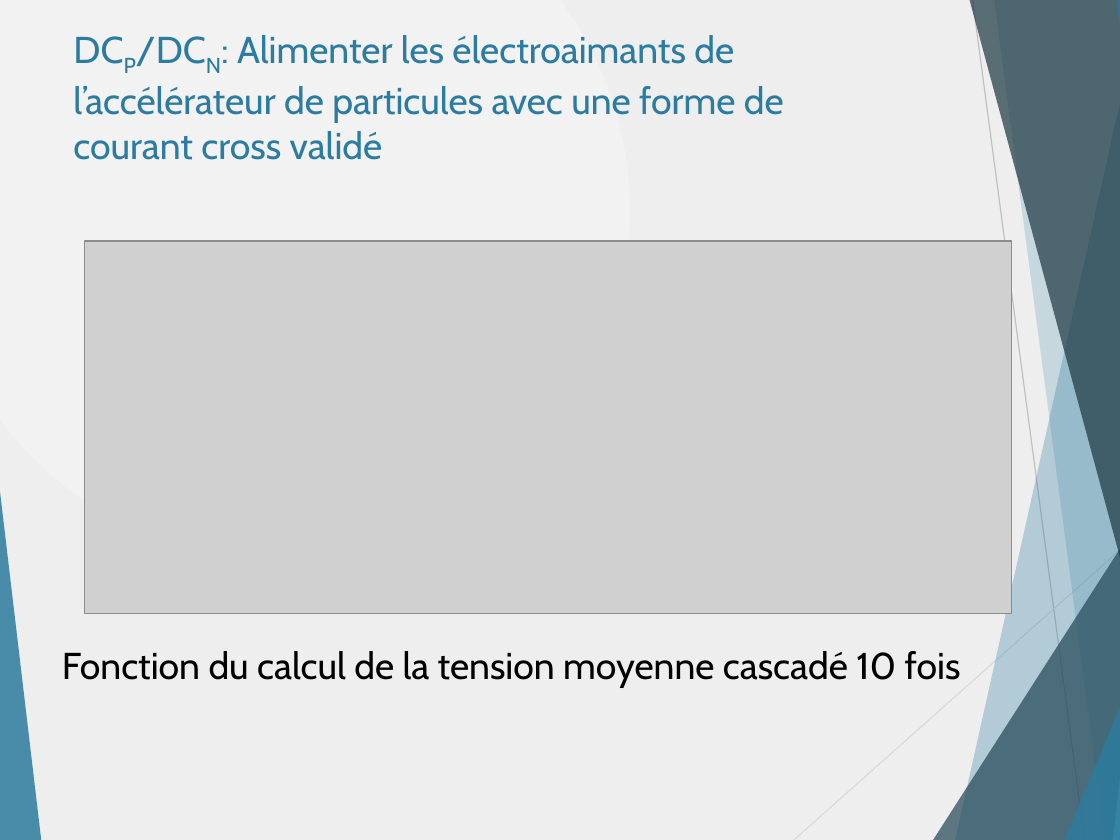
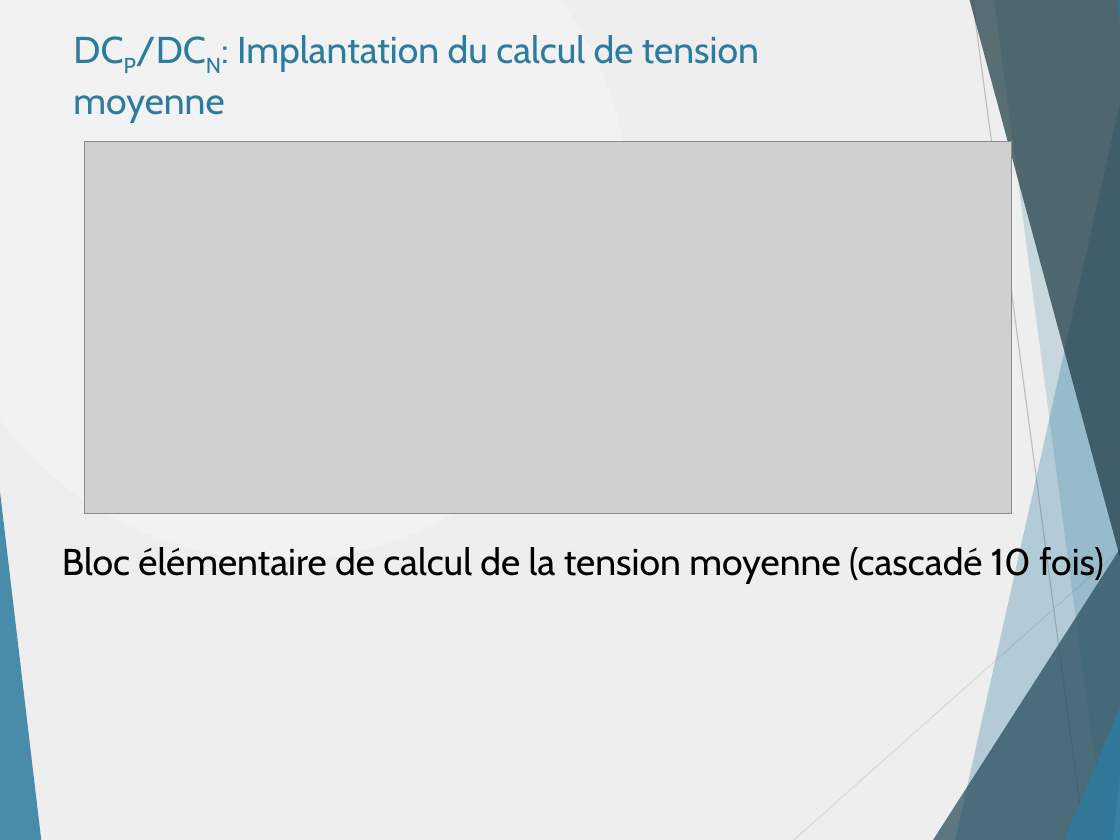
Before and after one commit to danthib76/DesignIV, a slide deck: slide 17 of Remise/Remise 3/RAE.pptx. Drawn at 1120x840 pixels with LibreOffice and Linux fonts; fonts in the diff are those of the drawing; grey boxes stand for pictures. Boxes give left, top, right and bottom in pixels: in the first picture for what was removed or moved away, otherwise in the second. Text is boxed around its words. In the diff, an @@ line names an element or a change of style, - is before the commit and + after.

Commit message:
RAE version 1
Il ne reste que les avancements sur le contrôle avec Excel à faire

```diff
--- a/Remise/Remise 3/RAE.pptx
+++ b/Remise/Remise 3/RAE.pptx
@@ title at box(73, 35, 759, 123): text changed @@
-DCP/DCN: Alimenter les électroaimants de l’accélérateur de particules avec une forme de courant cross validé
+DCP/DCN: Implantation du calcul de tension moyenne
@@ picture: place and size @@
-picture at box(85, 241, 1012, 613)
+picture at box(85, 141, 1012, 513)
@@ text at box(62, 544, 1104, 584): text changed @@
-Fonction du calcul de la tension moyenne cascadé 10 fois
+Bloc élémentaire de calcul de la tension moyenne (cascadé 10 fois)
```
Also in this commit, not shown: 8 other slides changed, 3 slides added, 1 slide removed, 4 other files.
